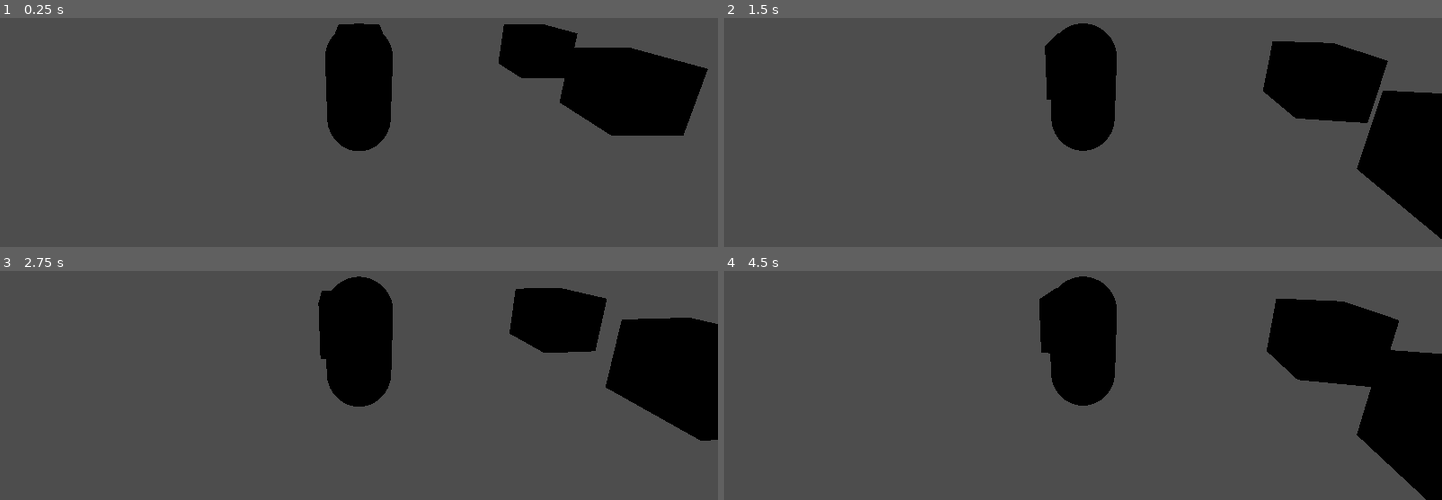
Above: before the commit, frames 1-4 (two rows, left to right).
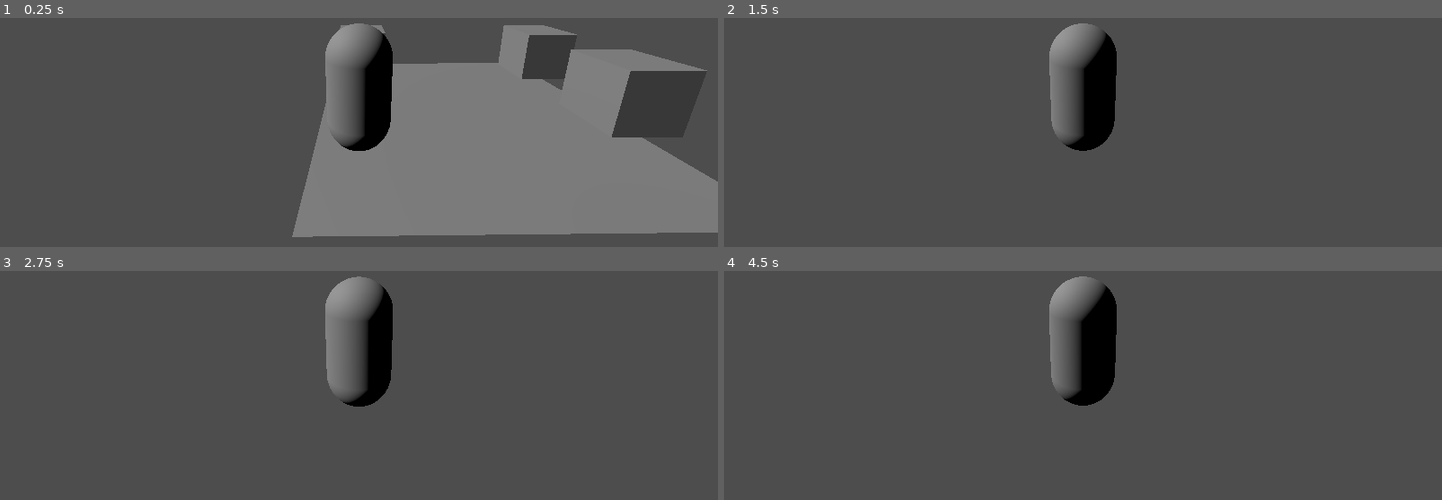
Above: after the commit, the same moments.

Repository: AidanNC/ProjectBeanstalk
Game: Godot game, scene res://Scenes/main.tscn
The game is run twice, just before and just after one commit, with the same random seed, the same clock (stepped at 60 frames per second) and the same inputs.
Inputs (mouse positions are in pixels of both pictures, inside the frame that each line leads up to):
- Up to frame 1 (0.25 s): no input
- Up to frame 2 (1.5 s): tap Enter at 0.5 s; move the mouse to (1118, 43) at 0.52 s; hold W (move_forward) from 0.53 s (still down); tap Space (jump, bound only after the commit) at 0.6, 0.77, 1.07, 1.35 s; move the mouse to (1047, 47) at 1.27 s
- Up to frame 3 (2.75 s): keep holding W (move_forward); tap Space (jump, bound only after the commit) at 1.52, 1.82, 2.1 s; move the mouse to (373, 291) at 2.02 s
- Up to frame 4 (4.5 s): keep holding W (move_forward); move the mouse to (1075, 305) at 2.77 s; tap Space (jump, bound only after the commit) at 2.85, 3.02, 3.32, 3.6, 3.77, 4.07, 4.35 s; move the mouse to (1133, 303) at 3.52 s; move the mouse to (1025, 293) at 4.27 s

The runs differ from the first frame. In frame 1, 42% of the frame differs, in the area x 40-100%, y 2-96%; in frame 2, 13%; in frame 3, 13%; in frame 4, 14%.

Commit message:
add jumping

Diff:
--- /dev/null
+++ b/projectbeanstalk/Scenes/floor.tscn
@@ -0,0 +1,19 @@
+[gd_scene load_steps=3 format=3 uid="uid://bo6h63cr12j7i"]
+
+[sub_resource type="BoxShape3D" id="BoxShape3D_pn5wc"]
+size = Vector3(5.4834, 0.11377, 5.59888)
+
+[sub_resource type="PlaneMesh" id="PlaneMesh_ik5og"]
+
+[node name="Floor" type="Node3D"]
+
+[node name="RigidBody3D" type="RigidBody3D" parent="."]
+gravity_scale = 0.0
+
+[node name="CollisionShape3D" type="CollisionShape3D" parent="RigidBody3D"]
+transform = Transform3D(1, 0, 0, 0, 1, 0, 0, 0, 1, -0.00708413, -0.0413126, 0.00934786)
+shape = SubResource("BoxShape3D_pn5wc")
+
+[node name="MeshInstance3D" type="MeshInstance3D" parent="RigidBody3D"]
+transform = Transform3D(2.73, 0, 0, 0, 2.73, 0, 0, 0, 2.73, 0, 0, 0)
+mesh = SubResource("PlaneMesh_ik5og")
--- a/projectbeanstalk/Scenes/main.tscn
+++ b/projectbeanstalk/Scenes/main.tscn
@@ -1,17 +1,27 @@
-[gd_scene load_steps=3 format=3 uid="uid://nnpvd4xsdbni"]
+[gd_scene load_steps=4 format=3 uid="uid://nnpvd4xsdbni"]
 
 [ext_resource type="PackedScene" uid="uid://oc5bvafr0563" path="res://Scenes/player.tscn" id="1_jjgbg"]
-[ext_resource type="PackedScene" uid="uid://drlyhyvgfgg2x" path="res://Scenes/brick.tscn" id="2_bo1nx"]
+[ext_resource type="PackedScene" uid="uid://bc5562nq7ihn2" path="res://Scenes/brick.tscn" id="2_bo1nx"]
+[ext_resource type="PackedScene" uid="uid://bo6h63cr12j7i" path="res://Scenes/floor.tscn" id="3_8gbba"]
 
 [node name="Main" type="Node3D"]
 
 [node name="Player" parent="." instance=ExtResource("1_jjgbg")]
 
 [node name="Brick" parent="." instance=ExtResource("2_bo1nx")]
-transform = Transform3D(1, 0, 0, 0, 1, 0, 0, 0, 1, 0, 0, -2.21218)
+transform = Transform3D(1, 0, 0, 0, 1, 0, 0, 0, 1, 0.0604093, 0, -2.21218)
 
 [node name="Brick2" parent="." instance=ExtResource("2_bo1nx")]
 transform = Transform3D(1, 0, 0, 0, 1, 0, 0, 0, 1, 4.04573, 0, 0)
 
 [node name="Brick3" parent="." instance=ExtResource("2_bo1nx")]
 transform = Transform3D(1, 0, 0, 0, 1, 0, 0, 0, 1, 4.04573, 0, -2.11627)
+
+[node name="Floor" parent="." instance=ExtResource("3_8gbba")]
+transform = Transform3D(1, 0, 0, 0, 1, 0, 0, 0, 1, 2.0109, -0.939078, -1.19472)
+
+[node name="OmniLight3D" type="OmniLight3D" parent="."]
+transform = Transform3D(1, 0, 0, 0, 1, 0, 0, 0, 1, -7.27473, 0, -1.99038)
+
+[node name="DirectionalLight3D" type="DirectionalLight3D" parent="."]
+transform = Transform3D(0.0974561, 0.679364, -0.727301, -0.0902264, 0.733801, 0.673346, 0.991141, 0, 0.13281, -4.18622, 2.56673, 0)
--- a/projectbeanstalk/Scenes/player.tscn
+++ b/projectbeanstalk/Scenes/player.tscn
@@ -12,6 +12,7 @@
 [node name="CharacterBody3D" type="CharacterBody3D" parent="." node_paths=PackedStringArray("camera")]
 script = ExtResource("1_v0iea")
 camera = NodePath("Camroot/h/v/Camera")
+jumpVelocity = 7.16
 
 [node name="CollisionShape3D" type="CollisionShape3D" parent="CharacterBody3D"]
 shape = SubResource("CapsuleShape3D_f60y1")
--- a/projectbeanstalk/project.godot
+++ b/projectbeanstalk/project.godot
@@ -42,3 +42,8 @@
 "events": [Object(InputEventKey,"resource_local_to_scene":false,"resource_name":"","device":-1,"window_id":0,"alt_press …(192 unchanged characters)…
 ]
 }
+jump={
+"deadzone": 0.2,
+"events": [Object(InputEventKey,"resource_local_to_scene":false,"resource_name":"","device":0,"window_id":0,"alt_pressed":false,"shift_pressed":false,"ctrl_pressed":false,"meta_pressed":false,"pressed":false,"keycode":0,"physical_keycode":32,"key_label":0,"unicode":0,"location":0,"echo":false,"script":null)
+]
+}
--- a/projectbeanstalk/scripts/character_body_3d.gd
+++ b/projectbeanstalk/scripts/character_body_3d.gd
@@ -1,10 +1,23 @@
 extends CharacterBody3D
 @export var camera: Camera3D
 @export var speed: float = 2.0
+@export var jumpVelocity: float = 4.0
+
+var gravity = ProjectSettings.get_setting("physics/3d/default_gravity")
 
 func _physics_process(delta: float) -> void:
 	handleMovement()
+	handleJump()
+	applyGravity()
 	move_and_slide()
+
+
+func applyGravity():
+	velocity.y -= gravity * get_physics_process_delta_time()
+
+func handleJump():
+	if Input.is_action_just_pressed("jump"):
+		velocity.y = jumpVelocity
 
 func handleMovement():
 	# Get camera direction
@@ -15,25 +28,24 @@
 	if Input.is_action_pressed("move_forward"):
 		# project camera direction onto XZ plane
 		var move_direction = Vector3(camera_direction.x, 0, camera_direction.z)
-		velocity = -move_direction * speed
+		velocity.z = -move_direction.z * speed
+		velocity.x = -move_direction.x * speed
 	# Pressing S moves backward on XZ plane in the direction the camera is facing
 	if Input.is_action_pressed("move_back"):
 		var move_direction = Vector3(camera_direction.x, 0, camera_direction.z)
-		velocity = move_direction * speed
+		velocity.z = move_direction.z * speed
+		velocity.x = move_direction.x * speed
 	# Pressing A moves left on XZ plane in the direction the camera is facing
 	if Input.is_action_pressed("move_left"):
 		var move_direction = Vector3(-camera_direction.z, 0, camera_direction.x)
-		velocity = move_direction * speed
+		velocity.z = move_direction.z * speed
+		velocity.x = move_direction.x * speed
 	# Pressing D moves right on XZ plane in the direction the camera is facing
 	if Input.is_action_pressed("move_right"):
 		var move_direction = Vector3(camera_direction.z, 0, -camera_direction.x)
-		velocity = move_direction * speed
-
+		velocity.z = move_direction.z * speed
+		velocity.x = move_direction.x * speed
 	# Not pressing any movement keys
 	if not Input.is_action_pressed("move_forward") and not Input.is_action_pressed("move_back") and not Input.is_action_pressed("move_left") and not Input.is_action_pressed("move_right"):
-		velocity = Vector3.ZERO
-
-
-func _input(event):
-	if event is InputEventMouseMotion:
-		print(event.velocity)
+		velocity.x = 0
+		velocity.z = 0
Not shown: 1 places in projectbeanstalk/Scenes/brick.tscn that only renumber resources
